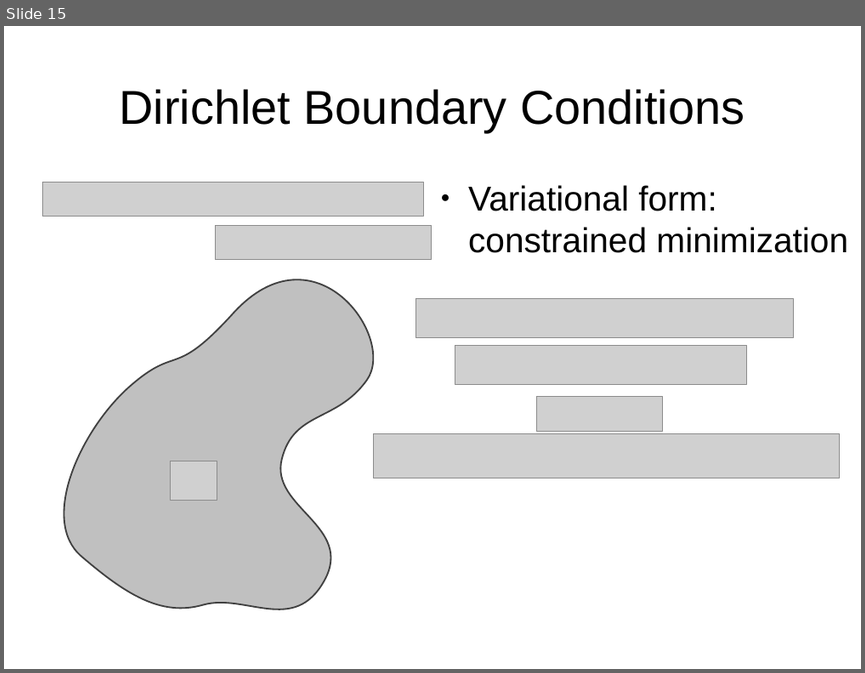
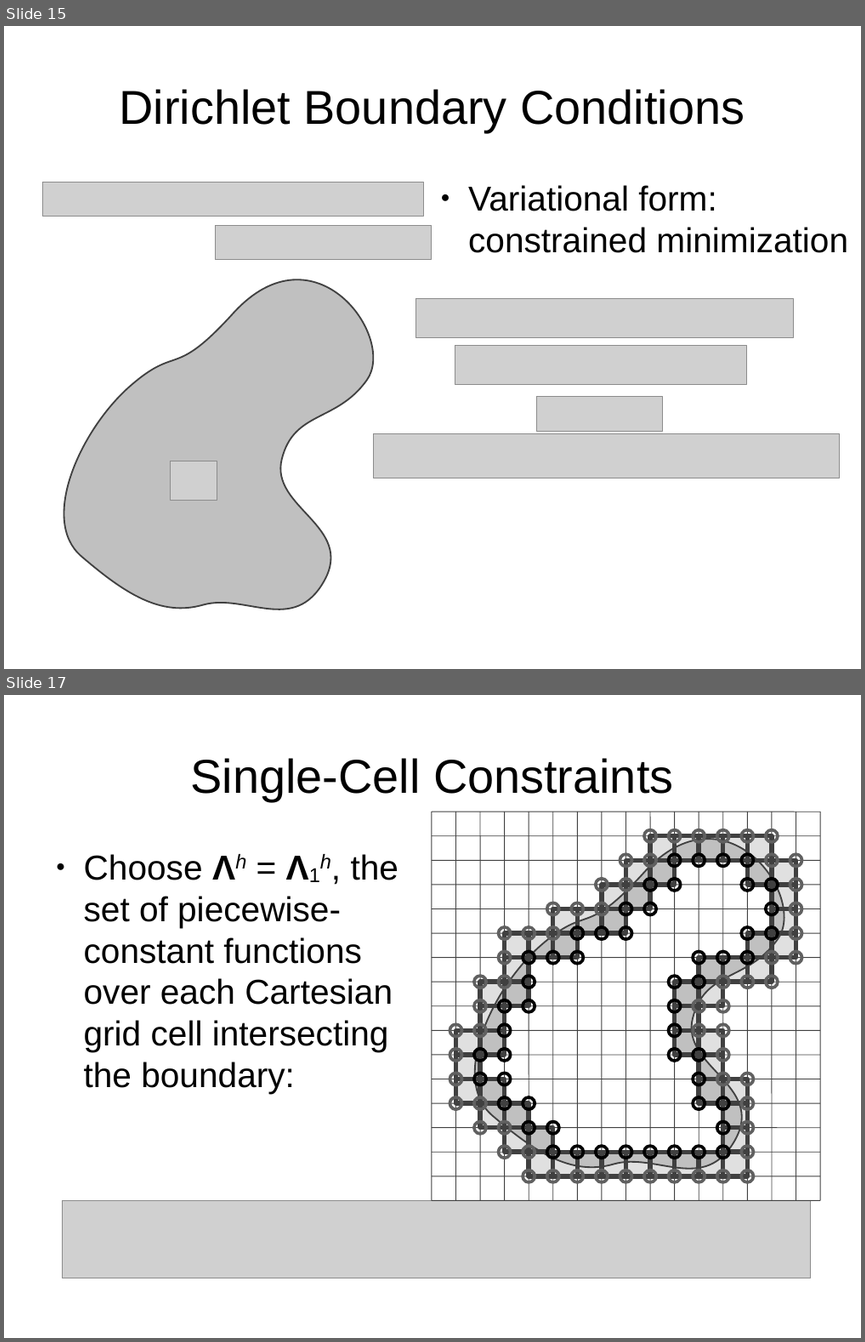
Before and after one commit to jhellrung/documents, a slide deck: presentations/sandia.2011.11.08/slides.odp. Shown one above the other, each under a label of ours: slide 15 before the commit, slides 15 and 17 after it; the slides between them are not shown. The pictures are 865x673 and 865x1342 pixels, drawn with LibreOffice and Linux fonts; fonts in the diff are those of the drawing; grey boxes stand for pictures. Boxes give left, top, right and bottom in pixels: in the first picture for what was removed or moved away, otherwise in the second. Text is boxed around its words. In the diff, an @@ line names an element or a change of style, - is before the commit and + after.

```diff
--- a/presentations/sandia.2011.11.08/slides.odp
+++ b/presentations/sandia.2011.11.08/slides.odp
@@ slide 17 added at box(4, 695, 861, 1338), background #FFFFFF @@
@@ title added at box(191, 758, 673, 801), 44 pt, text #000000 @@
+Single-Cell Constraints
@@ freeform shape added at box(475, 839, 784, 1168), fill #C0C0C0, outline #404040 1.45 pt @@
@@ text added at box(84, 854, 398, 1094), 32 pt, text #000000 @@
+● Choose Λh = Λ1h, the set of piecewise-constant functions over each Cartesian grid cell intersecting the boundary:
@@ freeform shape added at box(481, 861, 772, 1152), fill #FFFFFF @@
@@ group added at box(455, 836, 796, 1176): 56 rectangles @@
@@ group added at box(455, 836, 796, 1176): 56 rectangles @@
@@ group added at box(449, 829, 802, 1183): 60 ellipses @@
@@ group added at box(474, 855, 778, 1158): 52 ellipses @@
@@ picture added at box(63, 1201, 811, 1278) @@
@@ group added at box(432, 811, 820, 1201): 34 lines @@
```
Also in this commit, not shown: 2 slides changed, 2 other slides added.
